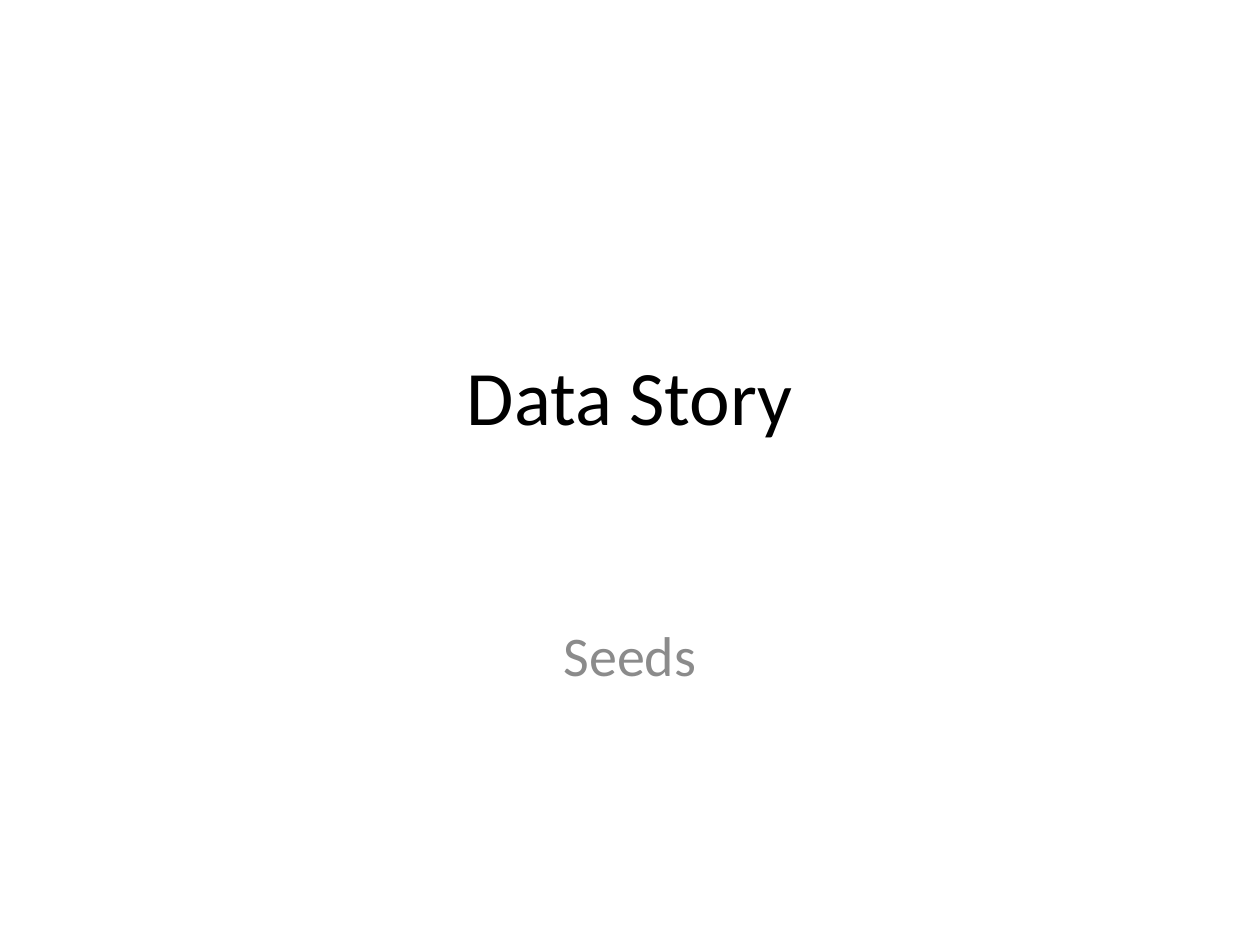
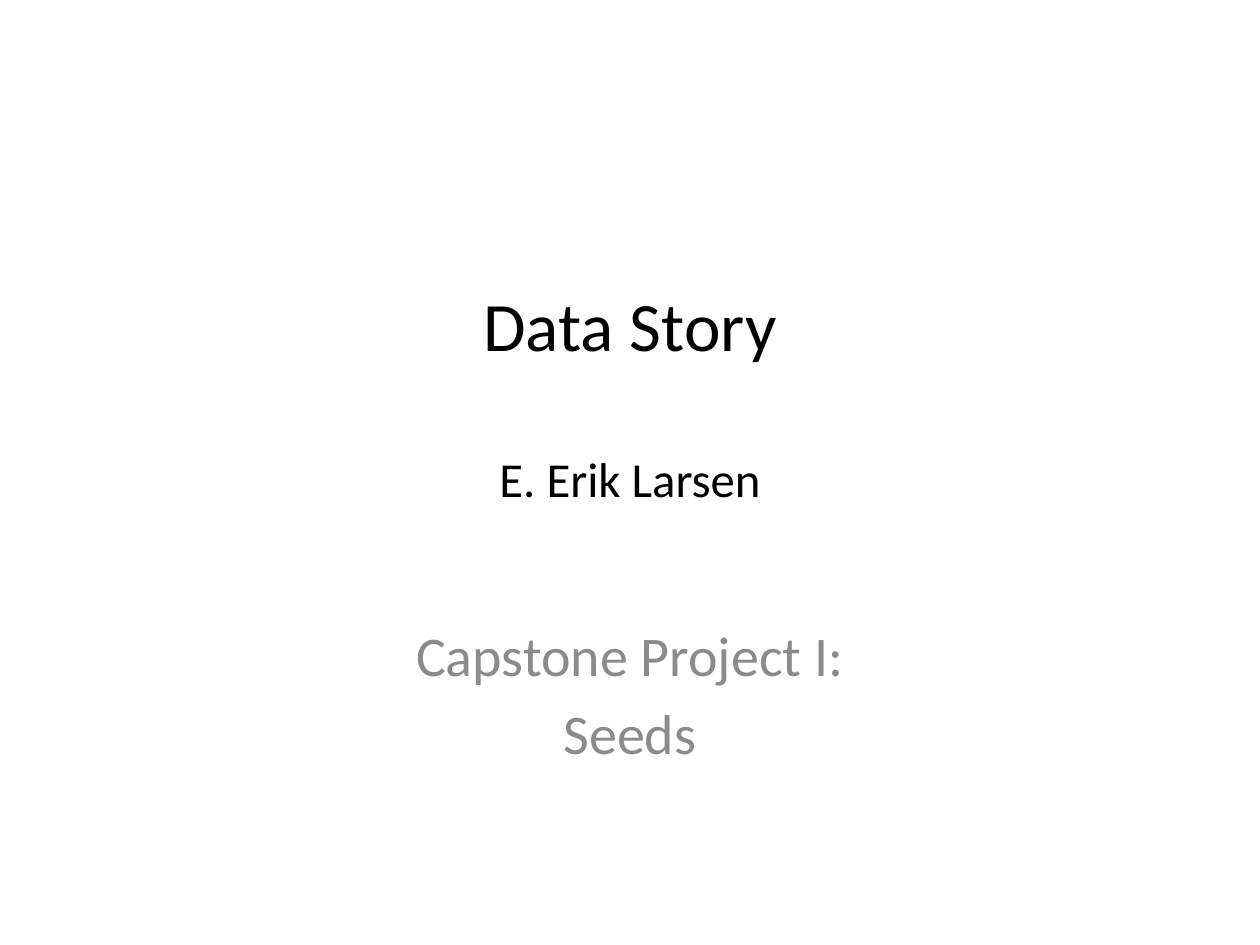
Before and after one commit to nanodoc2020/Springboard, a slide deck: slide 1 of Capstone-Project1/Documents/Data_Story_slides.pptx. Drawn at 1260x945 pixels with LibreOffice and Linux fonts; fonts in the diff are those of the drawing. Boxes give left, top, right and bottom in pixels: in the first picture for what was removed or moved away, otherwise in the second. Text is boxed around its words. In the diff, an @@ line names an element or a change of style, - is before the commit and + after.

```diff
--- a/Capstone-Project1/Documents/Data_Story_slides.pptx
+++ b/Capstone-Project1/Documents/Data_Story_slides.pptx
@@ title at (483,306,777,498): text changed; size 44 to 27.9 pt @@
-Data Story
+Data Story
+E. Erik Larsen
@@ subtitle at (416,637,843,686): paragraph added @@
+Capstone Project I:
```
Also in this commit, not shown: 3 other slides changed, 10 slides added, 1 slide removed, 4 other files.
